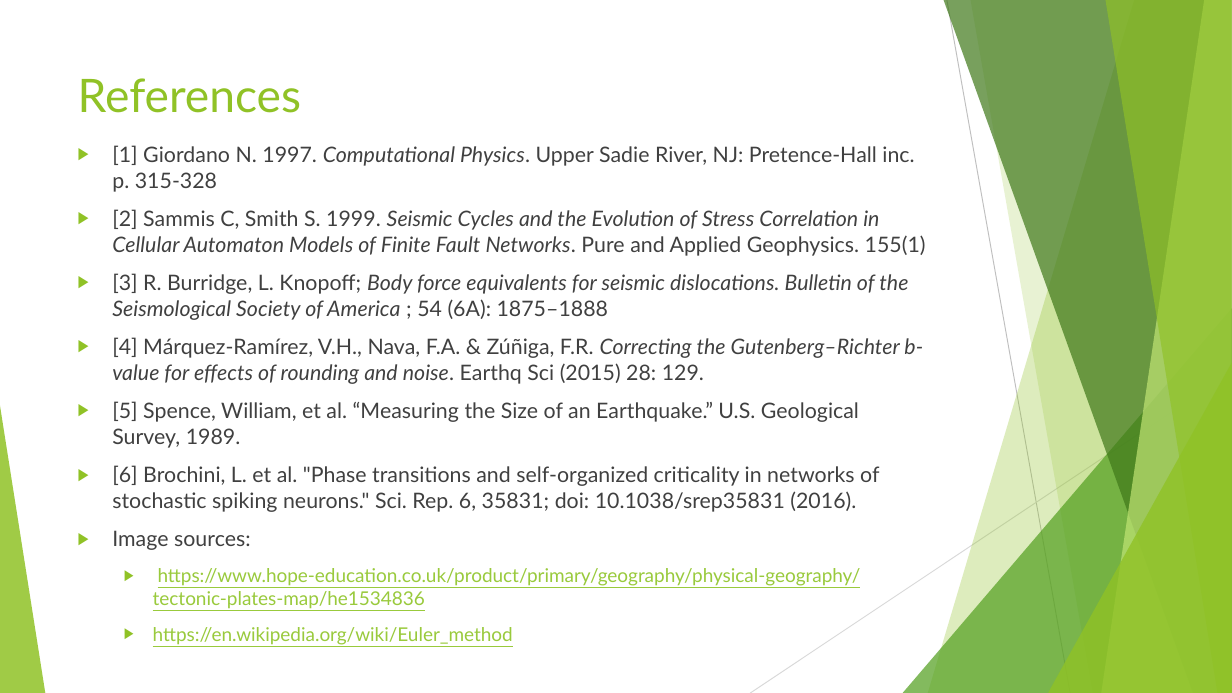
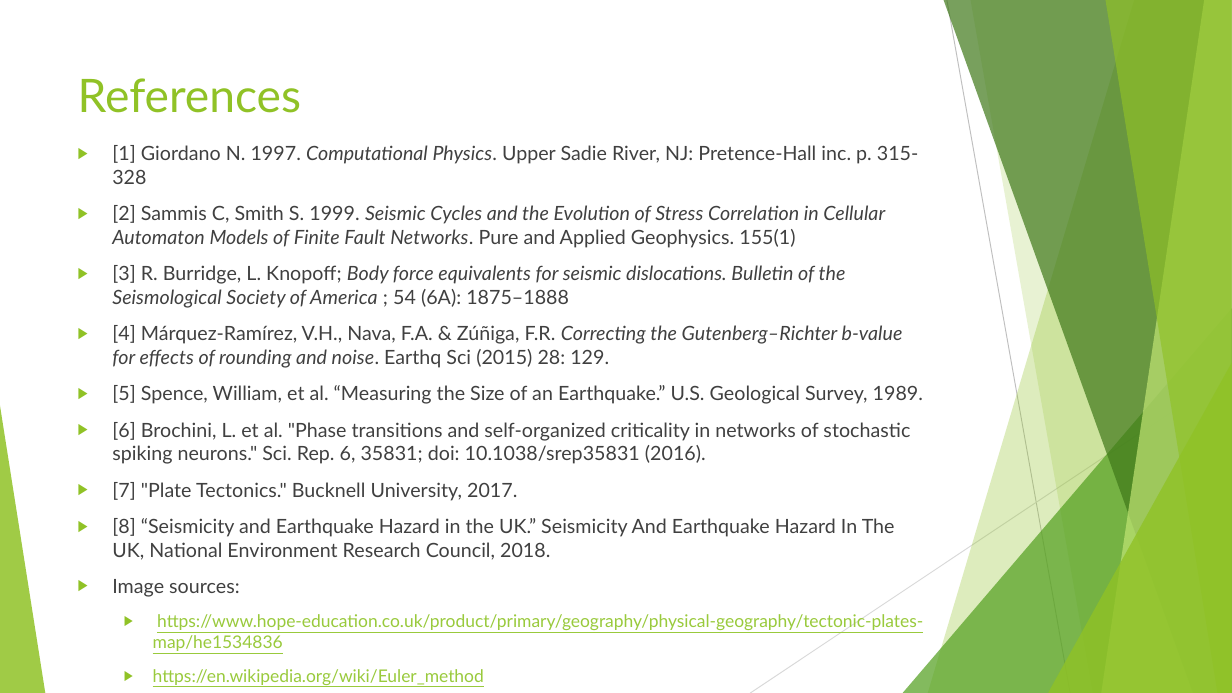
Before and after one commit to aMartin6/Final_Project, a slide deck: slide 12 of Earthquake Presentation.pptx. Drawn at 1232x693 pixels with LibreOffice and Linux fonts; fonts in the diff are those of the drawing. Boxes give left, top, right and bottom in pixels: in the first picture for what was removed or moved away, otherwise in the second. Text is boxed around its words. In the diff, an @@ line names an element or a change of style, - is before the commit and + after.

```diff
--- a/Earthquake Presentation.pptx
+++ b/Earthquake Presentation.pptx
@@ text at [112,145,923,630]: size 16.6 to 15.3 pt in "[1] Giordano N. 1997. Computational Physics. Upper ...", "[2] Sammis C, Smith S. 1999. Seismic ...", "[3] R. Burridge, L. Knopoff; Body force ...", "[4] Márquez-Ramírez, V.H., Nava, F.A. & Zúñiga, ..." and 3 more places; size 14.8 to 13.6 pt in "https://www.hope-education.co.uk/product/primary/geography/p ...", "https://en.wikipedia.org/wiki/Euler_method" @@
@@ text at [112,482,895,560]: paragraphs added @@
+▶ [7] "Plate Tectonics." Bucknell University, 2017.
+▶ [8] “Seismicity and Earthquake Hazard in the UK.” Seismicity And Earthquake Hazard In The UK, National Environment Research Council, 2018.
```
Also in this commit, not shown: 1 other file.
